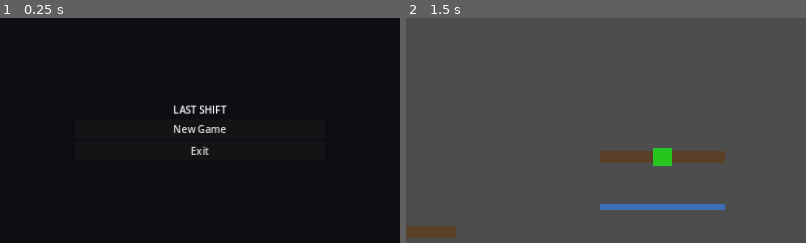
Above: before the commit, frames 1-2 (left to right).
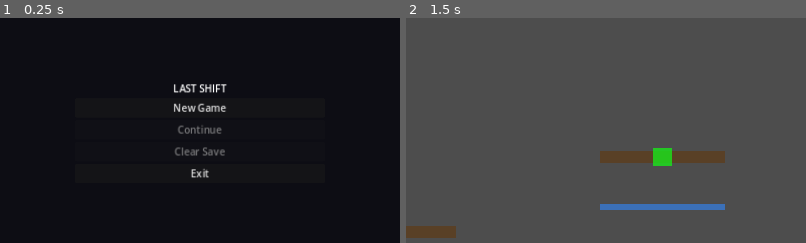
Above: after the commit, the same moments.

Repository: Teatree/ai_server_loc
Game: Godot game, scene res://scenes/title_screen.tscn
The game is run twice, just before and just after one commit, with the same random seed, the same clock (stepped at 60 frames per second) and the same inputs.
Inputs:
- Up to frame 1 (0.25 s): no input
- Up to frame 2 (1.5 s): click "New Game" at 0.5 s; click "Restart Encounter" at 1.25 s
The pictures show only the part of the screen within x 25-75%, y 25-75%; the shares and areas given below are measured in that part.

The runs differ from the first frame. In frame 1, 1.5% of the frame differs, in the area x 43-57%, y 29-72%; in frame 2, nothing differs.

Commit message:
story(S11C): add new game, continue, and clear-save flows

Diff:
--- a/scenes/title_screen.tscn
+++ b/scenes/title_screen.tscn
@@ -41,9 +41,17 @@
 horizontal_alignment = 1
 vertical_alignment = 1
 
-[node name="StartButton" type="Button" parent="VBox"]
+[node name="NewGameButton" type="Button" parent="VBox"]
 layout_mode = 2
 text = "New Game"
+
+[node name="ContinueButton" type="Button" parent="VBox"]
+layout_mode = 2
+text = "Continue"
+
+[node name="ClearSaveButton" type="Button" parent="VBox"]
+layout_mode = 2
+text = "Clear Save"
 
 [node name="ExitButton" type="Button" parent="VBox"]
 layout_mode = 2
--- a/scripts/game/game_flow.gd
+++ b/scripts/game/game_flow.gd
@@ -4,10 +4,17 @@
 signal game_ended
 
 var _pending_transition: Callable = _nop
+var _save_manager: SaveManager = null
 
 
 func _nop() -> void:
 	pass
+
+
+func _ready() -> void:
+	_save_manager = SaveManager.new()
+	_save_manager.name = "SaveManager"
+	add_child(_save_manager)
 
 
 func _notification(what: int) -> void:
@@ -49,6 +56,31 @@
 	go_to_title()
 
 
+func has_save() -> bool:
+	if not _save_manager:
+		return false
+	return _save_manager.has_save()
+
+
+func new_game() -> void:
+	if _save_manager:
+		_save_manager.clear_save()
+	go_to_level()
+
+
+func continue_game() -> void:
+	if not _save_manager:
+		go_to_level()
+		return
+	_save_manager.load_from_disk()
+	go_to_level()
+
+
+func clear_save() -> void:
+	if _save_manager:
+		_save_manager.clear_save()
+
+
 func _make_or_get_pause_menu() -> Control:
 	var existing := get_tree().root.get_node_or_null("PauseMenu")
 	if existing:
--- a/scripts/game/placeholder_level.gd
+++ b/scripts/game/placeholder_level.gd
@@ -26,6 +26,11 @@
 		_exit_zone.body_entered.connect(_on_exit_entered)
 	_configure_director()
 	_build_navigation_graph()
+	var save_manager := get_node_or_null("/root/GameFlow/SaveManager") as SaveManager
+	if save_manager and save_manager.has_pending_load():
+		save_manager.apply_pending_load()
+		if _director and _player:
+			_director.set_player_position(_player.global_position)
 
 
 func _build_navigation_graph() -> void:
@@ -53,12 +58,22 @@
 
 
 func _on_restart() -> void:
+	var save_manager := get_node_or_null("/root/GameFlow/SaveManager") as SaveManager
+	if save_manager and save_manager.has_save():
+		save_manager.load_from_disk()
+		if save_manager.has_pending_load():
+			save_manager.apply_pending_load()
+			if _director and _player:
+				_director.set_player_position(_player.global_position)
 	_restart_encounter()
 
 
 func _on_checkpoint_activated(position: Vector2) -> void:
 	if _player and _player.has_method("set_checkpoint"):
 		_player.set_checkpoint(position)
+	var save_manager := get_node_or_null("/root/GameFlow/SaveManager") as SaveManager
+	if save_manager:
+		save_manager.save_to_disk()
 
 
 func _on_exit_entered(body: Node2D) -> void:
--- a/scripts/save/save_manager.gd
+++ b/scripts/save/save_manager.gd
@@ -10,6 +10,10 @@
 var _player: Node = null
 var _upgrade_manager: Node = null
 var _director: Node = null
+
+const SAVE_PATH: String = "user://savegame.json"
+var _pending_load_data: Dictionary = {}
+
 
 func _ready() -> void:
 	process_mode = Node.PROCESS_MODE_ALWAYS
@@ -28,6 +32,7 @@
 		data[SaveSchema.FIELD_HEALTH_CURRENT] = player_state.get(SaveSchema.FIELD_HEALTH_CURRENT, SaveSchema.DEFAULT_HEALTH_CURRENT)
 		data[SaveSchema.FIELD_HEALTH_MAX] = player_state.get(SaveSchema.FIELD_HEALTH_MAX, SaveSchema.DEFAULT_HEALTH_MAX)
 		data[SaveSchema.FIELD_WEAPONS] = player_state.get(SaveSchema.FIELD_WEAPONS, [])
+		_enrich_weapon_data(data[SaveSchema.FIELD_WEAPONS])
 	if _upgrade_manager and _upgrade_manager.has_method("serialize_state"):
 		data[SaveSchema.FIELD_UPGRADES] = _upgrade_manager.serialize_state()
 	if _director and _director.has_method("serialize_state"):
@@ -36,6 +41,21 @@
 		data[SaveSchema.FIELD_SESSION_SEED] = director_state.get(SaveSchema.FIELD_SESSION_SEED, 0)
 	game_saved.emit(data.duplicate(true))
 	return data
+
+
+func _enrich_weapon_data(weapons: Array) -> void:
+	if weapons.is_empty():
+		return
+	var max_ammo: int = -1
+	if _player and _player.has_method("get"):
+		var pivot = _player.get("_weapon_pivot")
+		if pivot and pivot.has_method("get"):
+			var weapon_data = pivot.get("data")
+			if weapon_data:
+				max_ammo = weapon_data.max_ammo
+	for entry in weapons:
+		if entry is Dictionary and not entry.has("max_ammo"):
+			entry["max_ammo"] = max_ammo
 
 
 func load_game(data: Dictionary) -> void:
@@ -47,3 +67,72 @@
 	if _director and _director.has_method("apply_state"):
 		_director.apply_state(sanitized)
 	game_loaded.emit(sanitized.duplicate(true))
+
+
+func has_save() -> bool:
+	return FileAccess.file_exists(SAVE_PATH)
+
+
+func save_to_disk() -> void:
+	var data: Dictionary = save_game()
+	var file: FileAccess = FileAccess.open(SAVE_PATH, FileAccess.WRITE)
+	if file:
+		file.store_var(data)
+		file.close()
+
+
+func load_from_disk() -> Dictionary:
+	if not has_save():
+		_pending_load_data.clear()
+		return SaveSchema.create_empty()
+	var file: FileAccess = FileAccess.open(SAVE_PATH, FileAccess.READ)
+	if not file:
+		_pending_load_data.clear()
+		return SaveSchema.create_empty()
+	var data: Dictionary = file.get_var()
+	file.close()
+	if not data is Dictionary:
+		_pending_load_data.clear()
+		return SaveSchema.create_empty()
+	_pending_load_data = SaveSanitizer.sanitize(data)
+	return _pending_load_data
+
+
+func clear_save() -> void:
+	_pending_load_data.clear()
+	if has_save():
+		var absolute_path: String = ProjectSettings.globalize_path(SAVE_PATH)
+		DirAccess.remove_absolute(absolute_path)
+
+
+func has_pending_load() -> bool:
+	return not _pending_load_data.is_empty()
+
+
+func apply_pending_load() -> void:
+	if not _pending_load_data.is_empty():
+		load_game(_pending_load_data)
+		_pending_load_data.clear()
+
+
+static func _convert_keys_to_stringname(data: Dictionary) -> Dictionary:
+	var result: Dictionary = {}
+	for key in data.keys():
+		var string_key: StringName = StringName(str(key))
+		var value = data[key]
+		if value is Dictionary:
+			value = _convert_keys_to_stringname(value)
+		elif value is Array:
+			value = _convert_array_values_to_stringname(value)
+		result[string_key] = value
+	return result
+
+
+static func _convert_array_values_to_stringname(arr: Array) -> Array:
+	var result: Array = []
+	for item in arr:
+		if item is Dictionary:
+			result.append(_convert_keys_to_stringname(item))
+		else:
+			result.append(item)
+	return result
--- a/scripts/save/save_sanitizer.gd
+++ b/scripts/save/save_sanitizer.gd
@@ -12,6 +12,7 @@
 const FIELD_WEAPON_ID: StringName = &"weapon_id"
 const FIELD_CURRENT_AMMO: StringName = &"current_ammo"
 const FIELD_RESERVE_AMMO: StringName = &"reserve_ammo"
+const FIELD_WEAPON_MAX_AMMO: StringName = &"max_ammo"
 const FIELD_UPGRADE_ID: StringName = &"upgrade_id"
 const FIELD_UPGRADE_STACKS: StringName = &"upgrade_stacks"
 
@@ -44,9 +45,10 @@
 
 
 static func _is_valid_version(value) -> bool:
-	if typeof(value) != TYPE_INT:
+	if not _is_numeric(value):
 		return false
-	return int(value) >= MIN_SUPPORTED_VERSION and int(value) <= CURRENT_VERSION
+	var v: int = int(value)
+	return v >= MIN_SUPPORTED_VERSION and v <= CURRENT_VERSION
 
 
 static func _migrate(data: Dictionary, from_version: int) -> Dictionary:
@@ -73,7 +75,7 @@
 
 
 static func _strip_unknown_fields(data: Dictionary) -> void:
-	var known: Array[StringName] = [
+	var known: Array = [
 		FIELD_VERSION,
 		FIELD_CHECKPOINT,
 		FIELD_HEALTH_CURRENT,
@@ -85,6 +87,8 @@
 		FIELD_WEAPON_ID,
 		FIELD_CURRENT_AMMO,
 		FIELD_RESERVE_AMMO,
+		FIELD_WEAPON_MAX_AMMO,
+		"max_ammo",
 		FIELD_UPGRADE_ID,
 		FIELD_UPGRADE_STACKS,
 	]
@@ -198,8 +202,17 @@
 
 
 static func _is_int(value) -> bool:
-	return typeof(value) == TYPE_INT
+	if typeof(value) == TYPE_INT:
+		return true
+	if typeof(value) == TYPE_FLOAT and value == float(int(value)):
+		return true
+	return false
 
 
 static func _is_bool(value) -> bool:
 	return typeof(value) == TYPE_BOOL
+
+
+static func _is_numeric(value) -> bool:
+	var t = typeof(value)
+	return t == TYPE_INT or t == TYPE_FLOAT
--- a/scripts/ui/title_screen.gd
+++ b/scripts/ui/title_screen.gd
@@ -1,10 +1,36 @@
 extends Control
 
 @onready var _vbox: VBoxContainer = $VBox
-@onready var _start_button: Button = _vbox.get_node("StartButton")
+@onready var _new_game_button: Button = _vbox.get_node("NewGameButton")
+@onready var _continue_button: Button = _vbox.get_node("ContinueButton")
+@onready var _clear_save_button: Button = _vbox.get_node("ClearSaveButton")
 @onready var _exit_button: Button = _vbox.get_node("ExitButton")
 
 
 func _ready() -> void:
-	_start_button.pressed.connect(GameFlow.go_to_level)
+	_update_save_buttons()
+	_new_game_button.pressed.connect(_on_new_game)
+	_continue_button.pressed.connect(_on_continue)
+	_clear_save_button.pressed.connect(_on_clear_save)
 	_exit_button.pressed.connect(get_tree().quit)
+
+
+func _update_save_buttons() -> void:
+	var has_save: bool = false
+	if GameFlow.has_method("has_save"):
+		has_save = GameFlow.has_save()
+	_continue_button.disabled = not has_save
+	_clear_save_button.disabled = not has_save
+
+
+func _on_new_game() -> void:
+	GameFlow.new_game()
+
+
+func _on_continue() -> void:
+	GameFlow.continue_game()
+
+
+func _on_clear_save() -> void:
+	GameFlow.clear_save()
+	_update_save_buttons()
--- a/scripts/weapons/weapon_base.gd
+++ b/scripts/weapons/weapon_base.gd
@@ -164,7 +164,7 @@
 		_current_ammo = max(0, int(data[SaveSchema.FIELD_CURRENT_AMMO]))
 	if data.has(SaveSchema.FIELD_RESERVE_AMMO):
 		_reserve_ammo = max(0, int(data[SaveSchema.FIELD_RESERVE_AMMO]))
-	var max_ammo: int = data.max_ammo if data and data.has("max_ammo") else (data.max_ammo if data else -1)
+	var max_ammo: int = data.get("max_ammo", -1) if data is Dictionary else -1
 	ammo_changed.emit(_current_ammo, max_ammo)
 	_set_state(&"idle")
 	_can_fire = true
--- a/tests/run_tests.gd
+++ b/tests/run_tests.gd
@@ -1,6 +1,7 @@
 extends Node
 
 const SaveSchema = preload("res://scripts/save/save_schema.gd")
+const SaveSanitizer = preload("res://scripts/save/save_sanitizer.gd")
 const RIFLE_DATA_SCRIPT = preload("res://scripts/weapons/rifle_data.gd")
 const AUTOMATIC_RIFLE_SCRIPT = preload("res://scripts/weapons/automatic_rifle.gd")
 const MELEE_ATTACK_SCRIPT = preload("res://scripts/weapons/melee_attack.gd")
@@ -116,6 +117,11 @@
 	_test_save_sanitizer_skips_unknown_version_fields()
 	_test_save_schema_weapon_entry_requires_valid_identifier()
 	_test_save_schema_upgrade_entry_requires_valid_identifier()
+	_test_save_manager_has_save_detects_file()
+	_test_save_manager_file_round_trip_preserves_fields()
+	_test_save_manager_clear_save_removes_availability()
+	_test_repeated_lifecycle_cycles_remain_clean()
+	_test_checkpoint_save_and_restart_reconstructs_state()
 	set_process(true)
 
 
@@ -2516,6 +2522,100 @@
 	_assert(upgrades[0][SaveSchema.FIELD_UPGRADE_ID] == &"health_up", "valid entry should be preserved")
 
 
+# --- S11C save lifecycle tests ---
+
+func _test_save_manager_has_save_detects_file() -> void:
+	var manager = preload("res://scripts/save/save_manager.gd").new()
+	add_child(manager)
+	manager.clear_save()
+	_assert(not manager.has_save(), "has_save should be false when no file exists")
+	manager.save_to_disk()
+	_assert(manager.has_save(), "has_save should be true after saving")
+	manager.clear_save()
+	_assert(not manager.has_save(), "has_save should be false after clearing")
+	manager.free()
+
+
+func _test_save_manager_file_round_trip_preserves_fields() -> void:
+	var manager = preload("res://scripts/save/save_manager.gd").new()
+	add_child(manager)
+	var player = _create_inventory_player([WeaponData.new()])
+	var weapon = player._weapon_pivot as WeaponBase
+	weapon._current_ammo = 4
+	weapon._reserve_ammo = 12
+	manager._player = player
+	manager.save_to_disk()
+	var loaded = manager.load_from_disk()
+	_assert(loaded.has(SaveSchema.FIELD_VERSION), "loaded data should have version")
+	_assert(loaded[SaveSchema.FIELD_VERSION] == SaveSchema.CURRENT_VERSION, "version should match")
+	_assert(loaded.has(SaveSchema.FIELD_CHECKPOINT), "loaded data should have checkpoint")
+	_assert(loaded.has(SaveSchema.FIELD_HEALTH_CURRENT), "loaded data should have health_current")
+	_assert(loaded.has(SaveSchema.FIELD_HEALTH_MAX), "loaded data should have health_max")
+	_assert(loaded.has(SaveSchema.FIELD_WEAPONS), "loaded data should have weapons")
+	_assert(loaded[SaveSchema.FIELD_WEAPONS].size() == 1, "loaded data should have one weapon")
+	_assert(loaded[SaveSchema.FIELD_WEAPONS][0][SaveSchema.FIELD_CURRENT_AMMO] == 4, "weapon ammo should round trip")
+	_assert(loaded[SaveSchema.FIELD_WEAPONS][0][SaveSchema.FIELD_RESERVE_AMMO] == 12, "weapon reserve should round trip")
+	manager.clear_save()
+	player.free()
+	manager.free()
+
+
+func _test_save_manager_clear_save_removes_availability() -> void:
+	var manager = preload("res://scripts/save/save_manager.gd").new()
+	add_child(manager)
+	manager.save_to_disk()
+	_assert(manager.has_save(), "save should exist after writing")
+	manager.clear_save()
+	_assert(not manager.has_save(), "save should not exist after clearing")
+	var loaded = manager.load_from_disk()
+	_assert(loaded == SaveSchema.create_empty(), "loading after clear should return empty defaults")
+	manager.free()
+
+
+func _test_repeated_lifecycle_cycles_remain_clean() -> void:
+	var manager = preload("res://scripts/save/save_manager.gd").new()
+	add_child(manager)
+	var player = _create_inventory_player([WeaponData.new()])
+	var weapon = player._weapon_pivot as WeaponBase
+	weapon._current_ammo = 5
+	manager._player = player
+	for i in range(3):
+		manager.save_to_disk()
+		var loaded = manager.load_from_disk()
+		_assert(loaded[SaveSchema.FIELD_WEAPONS].size() == 1, "cycle %d should preserve weapon count" % i)
+		_assert(loaded[SaveSchema.FIELD_WEAPONS][0][SaveSchema.FIELD_CURRENT_AMMO] == 5, "cycle %d should not duplicate ammo" % i)
+	manager.clear_save()
+	player.free()
+	manager.free()
+
+
+func _test_checkpoint_save_and_restart_reconstructs_state() -> void:
+	var manager = preload("res://scripts/save/save_manager.gd").new()
+	add_child(manager)
+	var player = _create_inventory_player([WeaponData.new()])
+	var weapon = player._weapon_pivot as WeaponBase
+	weapon._current_ammo = 3
+	manager._player = player
+	player._last_checkpoint = Vector2(500, 300)
+	var health = player.get_node_or_null("HealthComponent") as HealthComponent
+	if health:
+		health.current_health = 50.0
+		player.health_component = health
+	manager.save_to_disk()
+	player._last_checkpoint = Vector2(100, 100)
+	if health:
+		health.current_health = 100.0
+	var loaded_data = manager.load_from_disk()
+	manager.apply_pending_load()
+	_assert(player._last_checkpoint == Vector2(500, 300), "checkpoint should be restored")
+	if health:
+		_assert(health.current_health == 50.0, "health should be restored, got %s" % health.current_health)
+	_assert(weapon.get_current_ammo() == 3, "ammo should be restored")
+	manager.clear_save()
+	player.free()
+	manager.free()
+
+
 # --- S11B save round trip tests ---
 
 func _test_save_round_trip_preserves_all_stable_fields() -> void:
